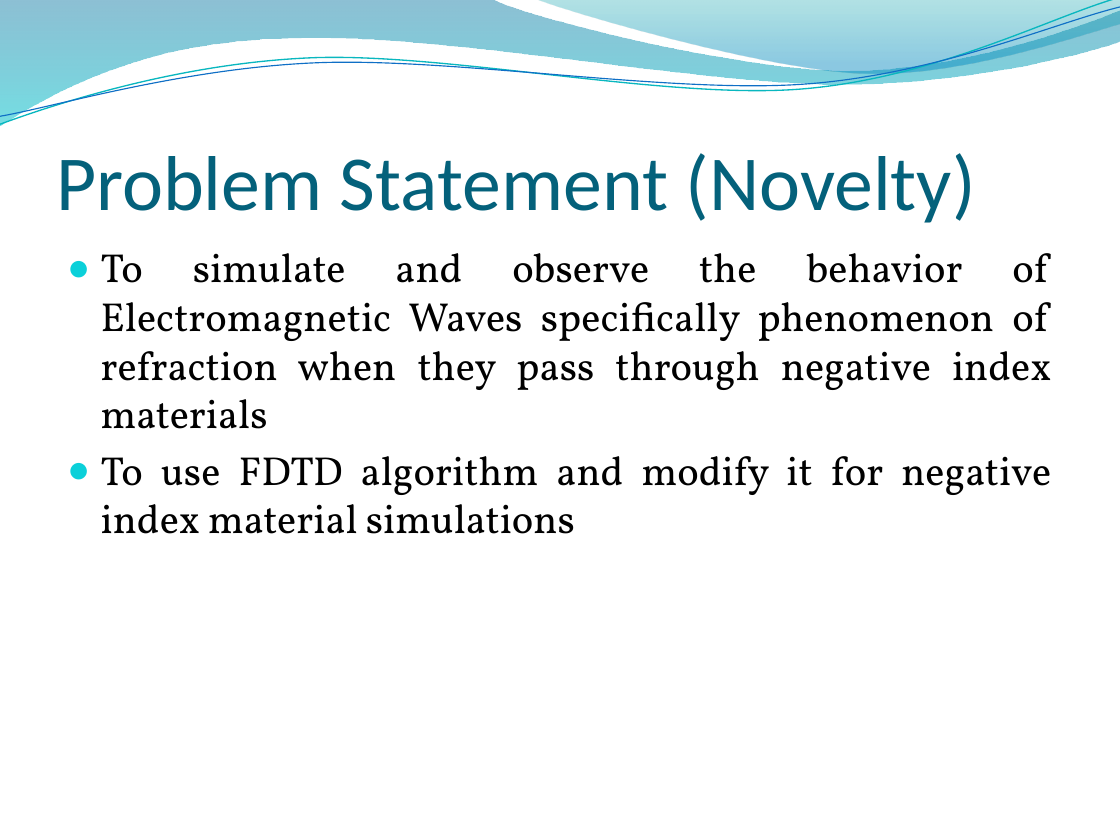
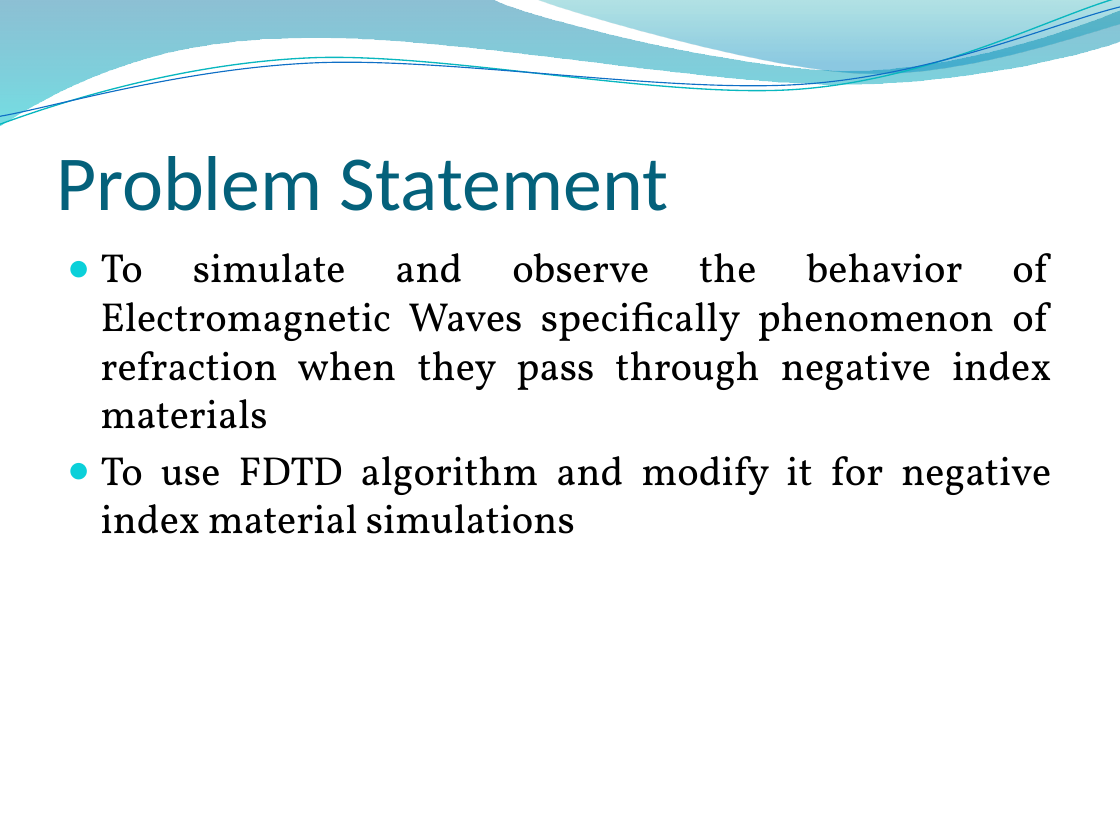
Before and after one commit to junaidnasir/gpu-em-nim, a slide deck: slide 2 of junaid_presentation_v1.pptx. Drawn at 1120x840 pixels with LibreOffice and Linux fonts; fonts in the diff are those of the drawing; background and template pictures are left out. Boxes give left, top, right and bottom in pixels: in the first picture for what was removed or moved away, otherwise in the second. Text is boxed around its words. In the diff, an @@ line names an element or a change of style, - is before the commit and + after.

```diff
--- a/junaid_presentation_v1.pptx
+++ b/junaid_presentation_v1.pptx
@@ title at (56, 156, 668, 211): text changed @@
-Problem Statement (Novelty)
+Problem Statement
```
Also in this commit, not shown: 4 other slides changed, 1 slide removed.
